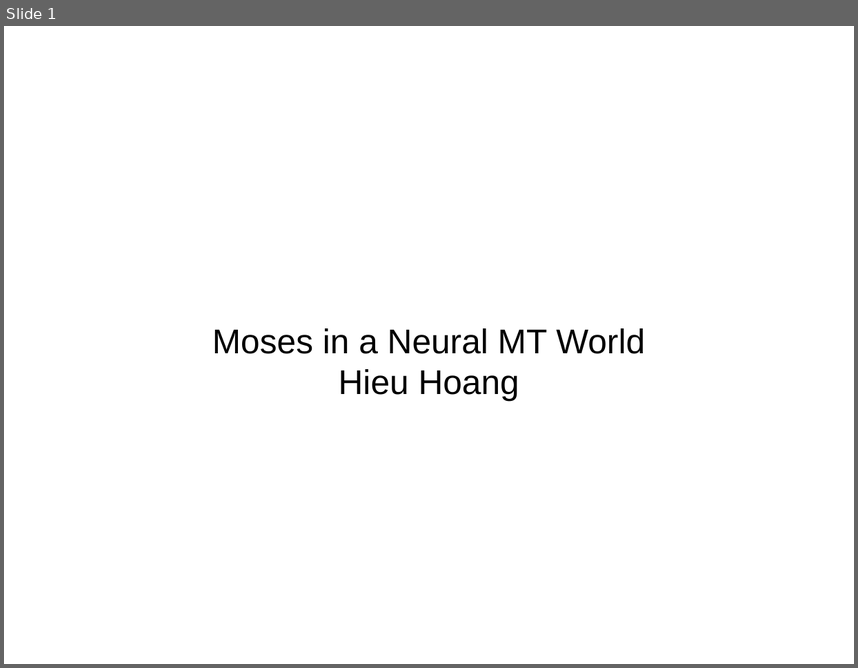
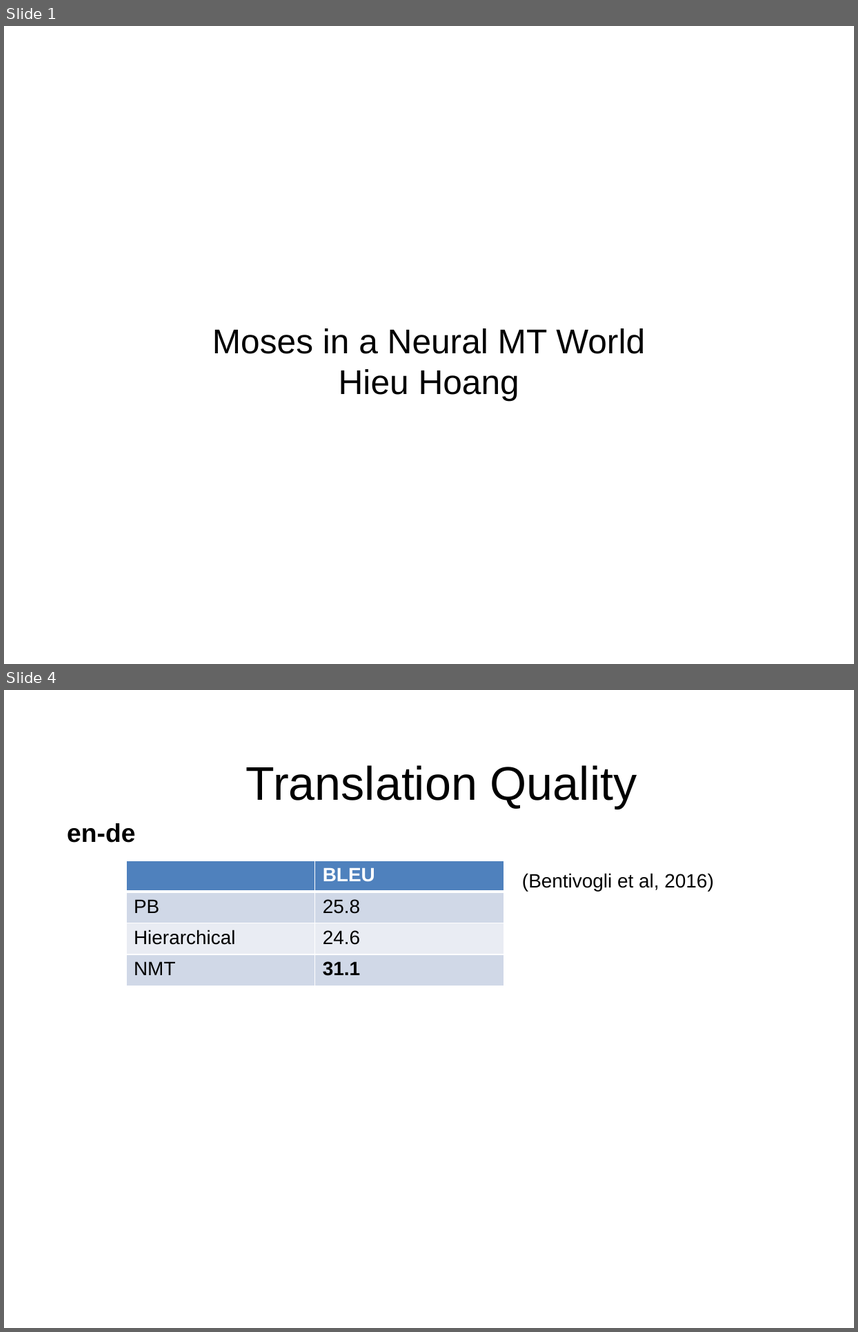
Before and after one commit to hieuhoang/papers, a slide deck: mtma17/slides.pptx. Shown one above the other, each under a label of ours: slide 1 before the commit, slides 1 and 4 after it; the slides between them are not shown. The pictures are 858x668 and 858x1332 pixels, drawn with LibreOffice and Linux fonts; fonts in the diff are those of the drawing. Boxes give left, top, right and bottom in pixels: in the first picture for what was removed or moved away, otherwise in the second. Text is boxed around its words. In the diff, an @@ line names an element or a change of style, - is before the commit and + after.

```diff
--- a/mtma17/slides.pptx
+++ b/mtma17/slides.pptx
@@ slide 4 added at <box>4,690,854,1328</box>, background #FFFFFF @@
@@ text added at <box>246,765,637,809</box>, 44 pt, text #000000 @@
+Translation Quality
@@ text added at <box>67,823,135,842</box>, 24 pt, text #000000, bold @@
+en-de
@@ table added at <box>126,860,504,985</box>, 4 rows, 2 columns @@
+ | BLEU
+PB | 25.8
+Hierarchical | 24.6
+NMT | 31.1
@@ text added at <box>522,873,713,891</box>, 18 pt, text #000000 @@
+(Bentivogli et al, 2016)
```
Also in this commit, not shown: 1 slide changed, 5 other slides added, 1 slide removed.
